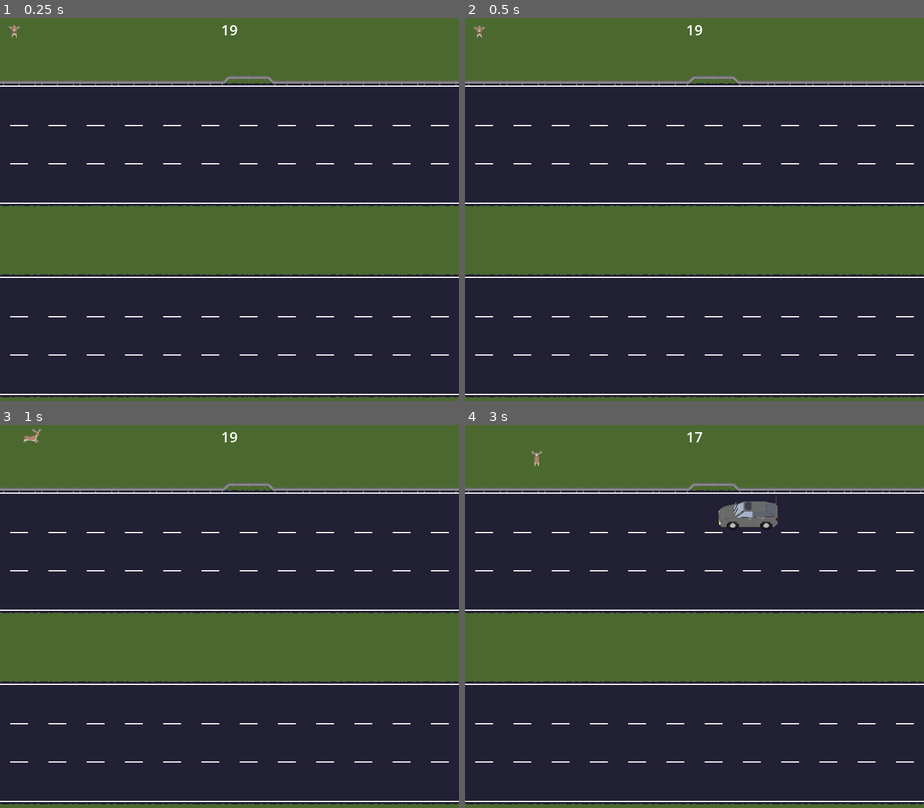
Above: before the commit, frames 1-4 (two rows, left to right).
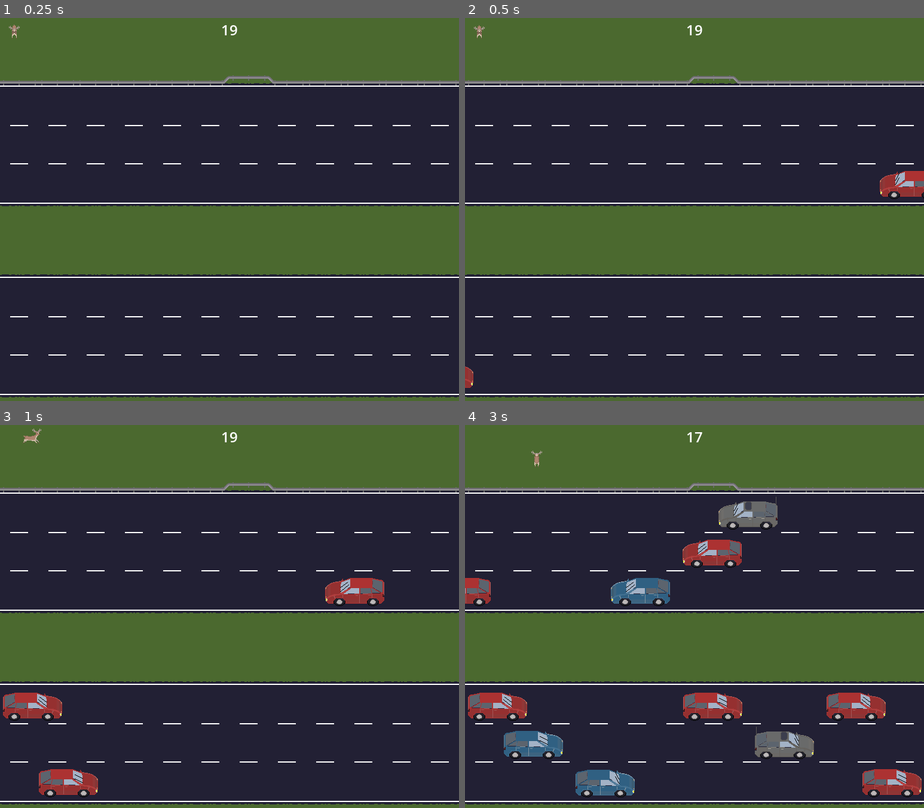
Above: after the commit, the same moments.

Repository: Pedro-T/deer-in-the-headlights
Game: Godot game, scene res://Main.tscn
Same seed, same stepped clock (60 frames per second), same inputs: the game is played once before the commit and once after it.
Inputs:
- Up to frame 1 (0.25 s): no input
- Up to frame 2 (0.5 s): no input
- Up to frame 3 (1 s): hold D (move_right) from 0.53 s (still down)
- Up to frame 4 (3 s): release D (move_right) at 1.28 s; hold S (move_down) 1.28-2.03 s; hold D (move_right) 2.03-2.78 s; hold W (move_up) from 2.78 s (still down)

Frame 1 is identical in both runs. In frame 2, 0.7% of the frame differs, in the area x 0-100%, y 39-97%; in frame 3, 2.3%; in frame 4, 7.1%, in the area x 0-100%, y 29-98%.

Commit message:
change gutters to rect

Diff:
--- a/deer-in-the-headlights/stage/gutter/VehicleGutter.tscn
+++ b/deer-in-the-headlights/stage/gutter/VehicleGutter.tscn
@@ -2,12 +2,13 @@
 
 [ext_resource type="Script" uid="uid://b0ysmoqoe5u2x" path="res://stage/gutter/vehicle_gutter.gd" id="1_eaoix"]
 
-[sub_resource type="WorldBoundaryShape2D" id="WorldBoundaryShape2D_tdn1b"]
+[sub_resource type="RectangleShape2D" id="RectangleShape2D_eaoix"]
+size = Vector2(20, 256)
 
 [node name="VehicleGutter" type="Area2D"]
 script = ExtResource("1_eaoix")
 
 [node name="CollisionShape2D" type="CollisionShape2D" parent="."]
-shape = SubResource("WorldBoundaryShape2D_tdn1b")
+shape = SubResource("RectangleShape2D_eaoix")
 
 [connection signal="area_entered" from="." to="." method="_on_area_entered"]
